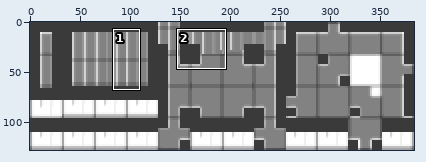
Two states of a sprite sheet, test.png. Above, an overview of the earlier version with the close-up marked.
Close-up. Before the edit:
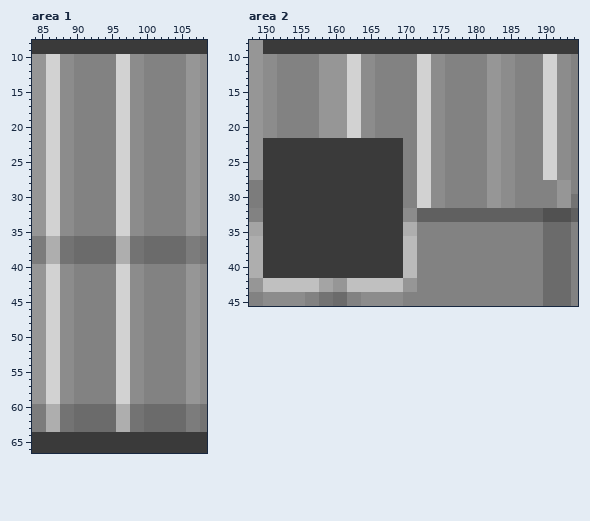
The file is 384x128 pixels. Colours within 5 levels of each other are drawn and written as one. Shown: area 1: x 84..108, y 8..66; area 2: x 148..194, y 8..45. The commit also changed other parts of the picture, which this record leaves out.
Now the later version:
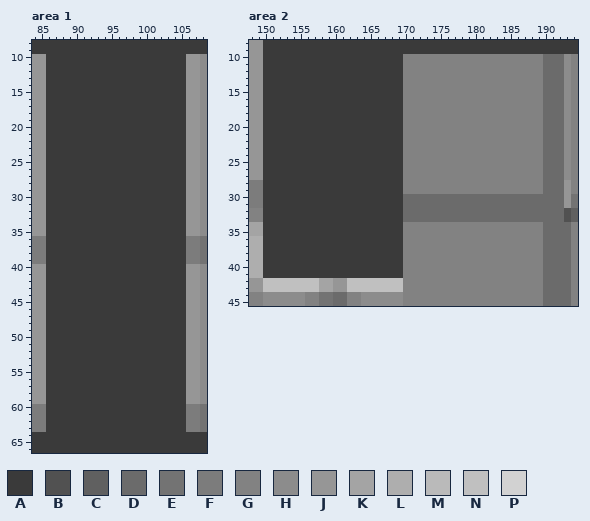
Palette (. is transparent): A #3a3a3a  B #515151  C #606060  D #6b6b6b  E #737373  F #7c7c7c  G #828282  H #8c8c8c  J #969696  K #a4a4a4  L #aeaeae  M #bababa  N #c0c0c0  P #d2d2d2
Changes in this commit:
Area 1:
Colour D becomes colour A in rows 36 to 39 at x 90 to 95 and 100 to 105; in rows 60 to 63 at x 90 to 95 and 100 to 105.
Colour E becomes colour A in rows 36 to 39 at x 88 to 89 and 98 to 99; in rows 60 to 63 at x 88 to 89 and 98 to 99.
Colour G becomes colour A in rows 10 to 35 at x 90 to 95 and 100 to 105; in rows 40 to 59 at x 90 to 95 and 100 to 105.
Colour H becomes colour A in rows 10 to 35 at x 88 to 89 and 98 to 99; in rows 40 to 59 at x 88 to 89 and 98 to 99.
Colour L becomes colour A in rows 36 to 39 at x 86 to 87 and 96 to 97; in rows 60 to 63 at x 86 to 87 and 96 to 97.
Colour P becomes colour A in rows 10 to 35 at x 86 to 87 and 96 to 97; in rows 40 to 59 at x 86 to 87 and 96 to 97.
Area 2:
Colour G becomes colour A in rows 10 to 21 at x 152 to 157 and 166 to 169.
Colour H becomes colour A in rows 10 to 21 at x 150 to 151 and 164 to 165.
Colour J becomes colour A in rows 10 to 21 at x 158 to 161.
Colour P becomes colour A in rows 10 to 21 at x 162 to 163.
Colour B becomes colour D in rows 32 to 33 at x 190 to 192.
Colour C becomes colour D in rows 32 to 33 at x 172 to 189.
Colour G becomes colour D in rows 28 to 29 at x 190 to 191; in rows 30 to 31 at x 170 to 171, 176 to 181 and 186 to 191.
Colour H becomes colour D in rows 10 to 27 at x 192; in rows 30 to 31 at x 174 to 175 and 184 to 185; in rows 32 to 33 at x 170 to 171.
Colour J becomes colour D in rows 28 to 29 at x 192; in rows 30 to 31 at x 182 to 183 and 192.
Colour P becomes colour D in rows 10 to 27 at x 190 to 191; in rows 30 to 31 at x 172 to 173.
Colour H becomes colour G in rows 10 to 29 at x 174 to 175 and 184 to 185.
Colour J becomes colour G in rows 10 to 29 at x 182 to 183; in rows 42 to 43 at x 170 to 171.
Colour L becomes colour G in rows 34 to 35 at x 170 to 171.
Colour M becomes colour G in rows 36 to 41 at x 170 to 171.
Colour P becomes colour G in rows 10 to 29 at x 172 to 173.
Boxes around the changes in both close-ups, in picture pixels (x1, y1, x2, y2):
changed: (46, 54, 186, 432)
changed: (263, 54, 564, 292)
